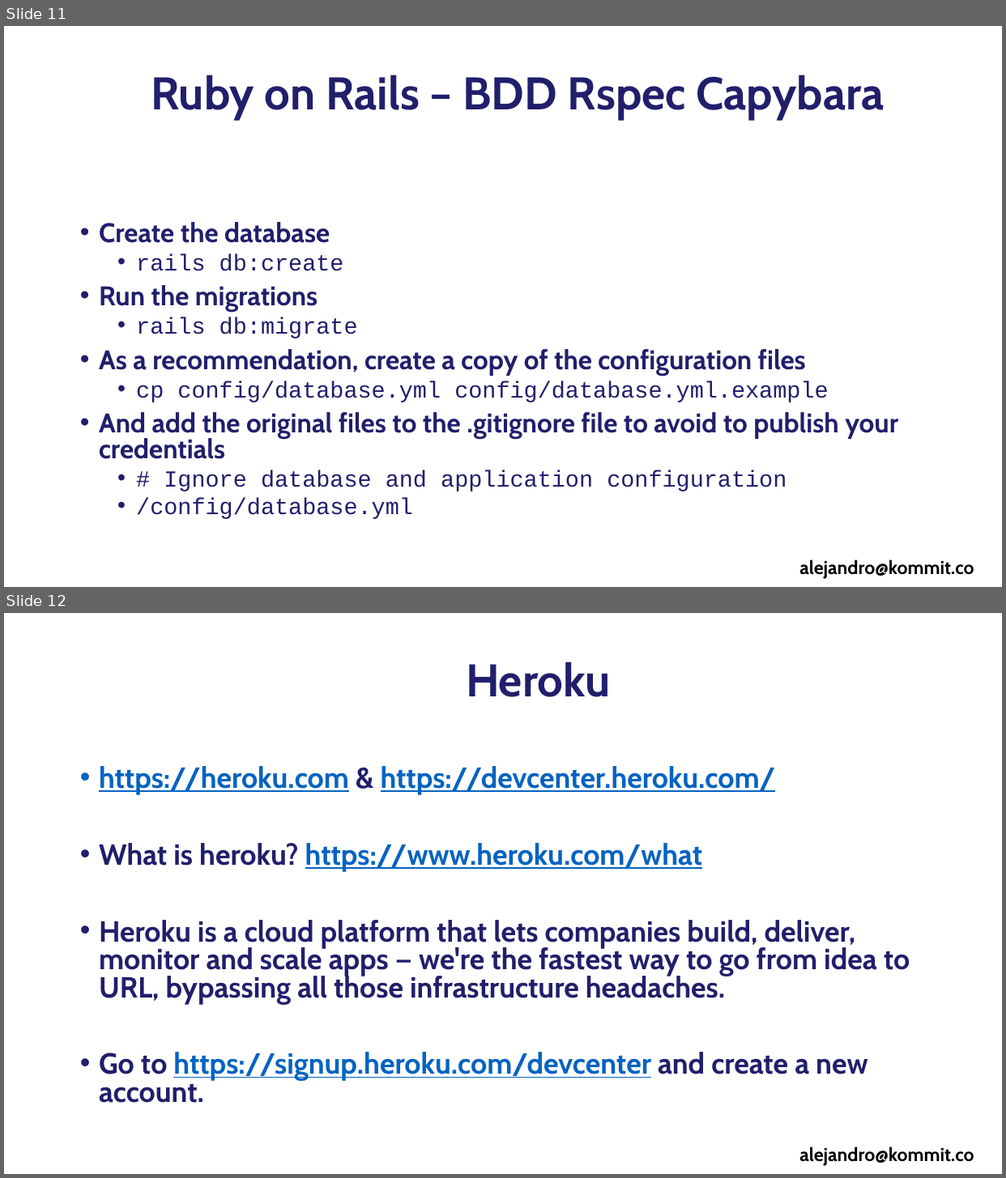
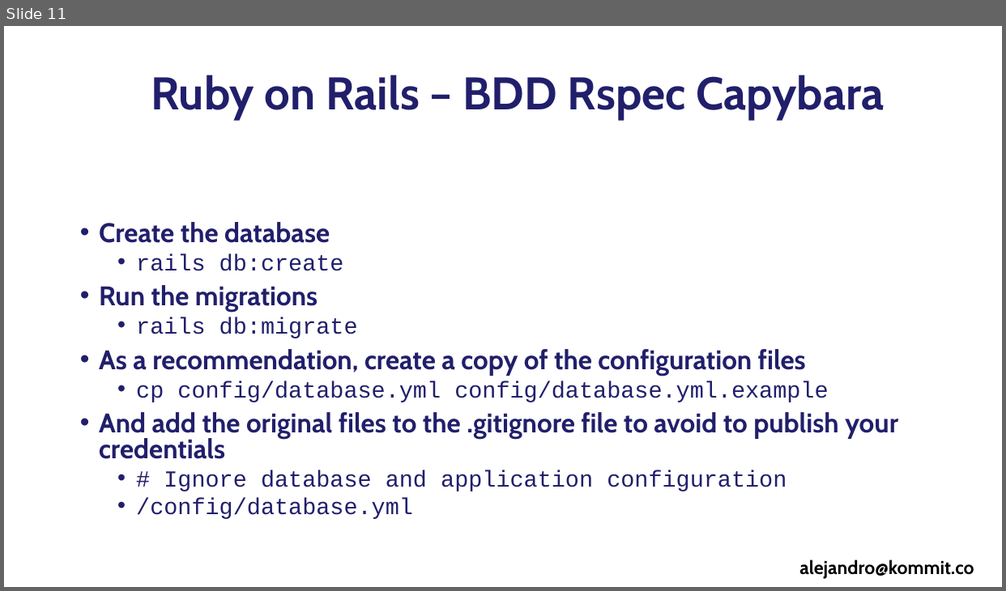
Before and after one commit to alejandrotoro/RubyOnRailsCourse, a slide deck: Section 2 - Installation Code Any Where.pptx. Shown one above the other, each under a label of ours: slides 11 and 12 before the commit, slide 11 after it. The pictures are 1006x1178 and 1006x591 pixels, drawn with LibreOffice and Linux fonts; fonts in the diff are those of the drawing; background and template pictures are left out. Boxes give left, top, right and bottom in pixels: in the first picture for what was removed or moved away, otherwise in the second. Text is boxed around its words. In the diff, an @@ line names an element or a change of style, - is before the commit and + after.

Commit message:
Update the slides with the new commands and add the plain text files

```diff
--- a/Section 2 - Installation Code Any Where.pptx
+++ b/Section 2 - Installation Code Any Where.pptx
@@ slide 12 removed at [4, 613, 1002, 1174], background #FFFFFF @@
@@ title removed at [466, 662, 611, 697] @@
-Heroku
@@ text removed at [99, 766, 910, 1103] @@
-• https://heroku.com & https://devcenter.heroku.com/
-• What is heroku? https://www.heroku.com/what
-• Heroku is a cloud platform that lets companies build, deliver, monitor and scale apps — we're the fastest way to go from idea to URL, bypassing all those infrastructure headaches.
-• Go to https://signup.heroku.com/devcenter and create a new account.
@@ text removed at [799, 1147, 974, 1166] @@
-alejandro@kommit.co
```
Also in this commit, not shown: 2 slides changed, 1 other slide removed, 3 other files.
